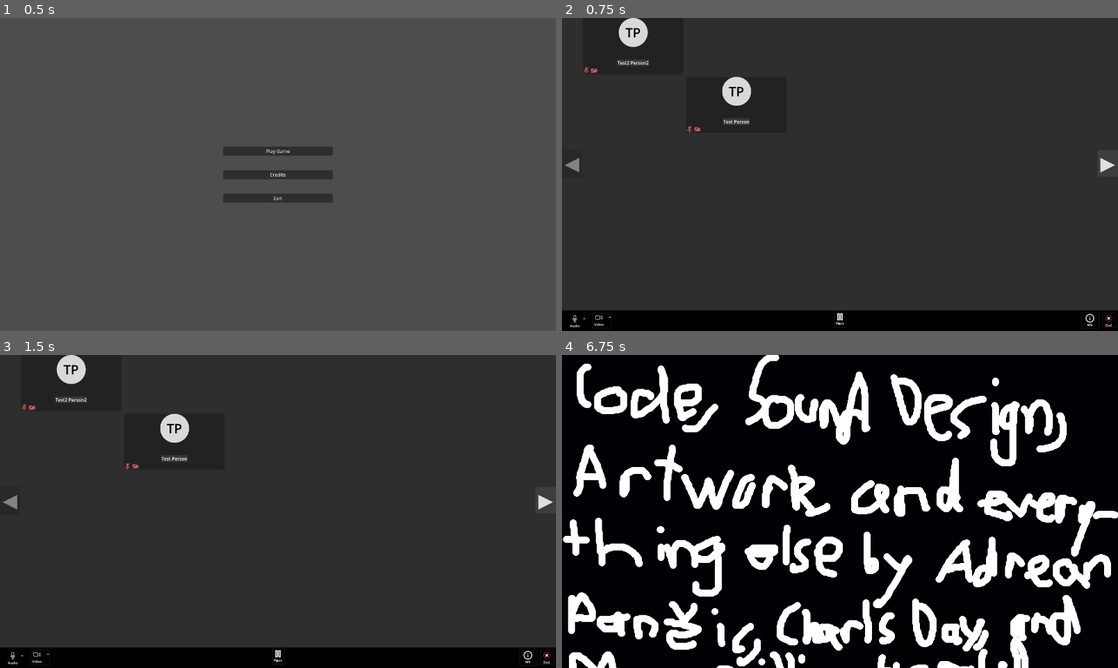
Above: before the commit, frames 1-4 (two rows, left to right).
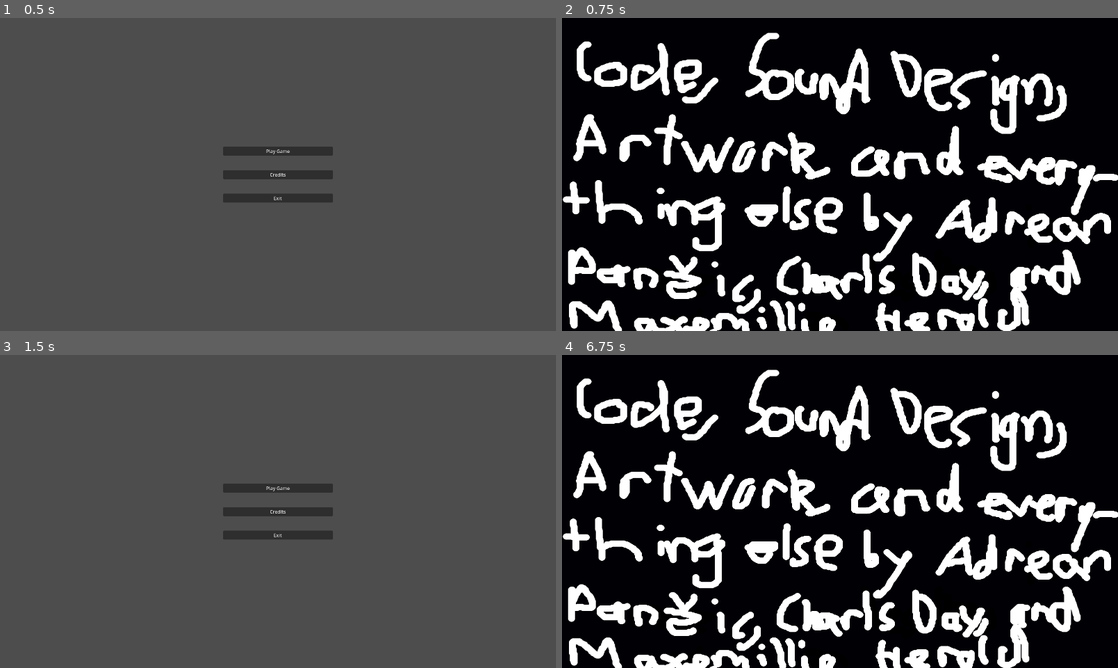
Above: after the commit, the same moments.

Repository: Charles-Dea/zoom-whack-a-mole
Game: Godot game, scene res://Title.tscn
The game is run twice, just before and just after one commit, with the same random seed, the same clock (stepped at 60 frames per second) and the same inputs.
Inputs (mouse positions are in pixels of both pictures, inside the frame that each line leads up to):
- Up to frame 1 (0.5 s): no input
- Up to frame 2 (0.75 s): click "Credits" at 0.5 s
- Up to frame 3 (1.5 s): click (278, 511) at 1.27 s
- Up to frame 4 (6.75 s): click (840, 486) at 2 s, where only the run after the commit has a clickable "Play Game"; click "▶" at 2.75 s; click "◀" at 3.5 s; click (600, 658) at 4.25 s; click (1090, 658) at 5 s; click "Hacker: Tries to steal meetin…" at 5.75 s; click (1106, 658) at 6.5 s

Frame 1 is identical in both runs. In frame 2, 95% of the frame differs, in the area x 0-100%, y 0-100%; in frame 3, 98%; in frame 4, 21%.

Commit message:
Added name randomization func and logos

Diff:
--- a/Scenes/canvas_layer.gd
+++ /dev/null
@@ -1,4 +0,0 @@
-extends CanvasLayer
-
-func _ready():
-	get_viewport().size = DisplayServer.screen_get_size()
--- /dev/null
+++ b/credits.gd
@@ -0,0 +1,4 @@
+extends Control
+
+func _on_texture_button_pressed() -> void:
+	get_tree().change_scene_to_file("res://Title.tscn")
--- a/credits.tscn
+++ b/credits.tscn
@@ -1,11 +1,26 @@
-[gd_scene load_steps=2 format=3 uid="uid://tdt5iehobnsg"]
+[gd_scene load_steps=3 format=3 uid="uid://4bryqd5imi21"]
 
+[ext_resource type="Script" uid="uid://iyaga10k3j3a" path="res://credits.gd" id="1_c1t8d"]
 [ext_resource type="Texture2D" uid="uid://c8looa830vy1t" path="res://credits.png" id="1_nm7lk"]
 
-[node name="Button" type="Button"]
+[node name="Credits" type="Control"]
+layout_mode = 3
 anchors_preset = 15
 anchor_right = 1.0
 anchor_bottom = 1.0
 grow_horizontal = 2
 grow_vertical = 2
-icon = ExtResource("1_nm7lk")
+script = ExtResource("1_c1t8d")
+
+[node name="TextureButton" type="TextureButton" parent="."]
+layout_mode = 1
+anchors_preset = 15
+anchor_right = 1.0
+anchor_bottom = 1.0
+grow_horizontal = 2
+grow_vertical = 2
+texture_normal = ExtResource("1_nm7lk")
+ignore_texture_size = true
+stretch_mode = 0
+
+[connection signal="pressed" from="TextureButton" to="." method="_on_texture_button_pressed"]
--- a/project.godot
+++ b/project.godot
@@ -13,7 +13,8 @@
 config/name="Zoom Whack-a-Mole"
 run/main_scene="uid://bntk0l4nt078i"
 config/features=PackedStringArray("4.4", "Forward Plus")
-config/icon="res://Art/icon.svg"
+boot_splash/image="uid://dj6qjhd8qghxy"
+config/icon="uid://dvon0gdpfq7cc"
 
 [autoload]
 
@@ -24,6 +25,5 @@
 
 window/size/viewport_width=1920
 window/size/viewport_height=1080
-window/size/mode=3
 window/stretch/mode="viewport"
 window/stretch/aspect="expand"
--- a/scripts/Globals.gd
+++ b/scripts/Globals.gd
@@ -1,4 +1,7 @@
 extends Node
+
+func _ready() -> void:
+	randomize()
 
 func load_image(image_name: String="wakeup"):
 	return load("res://img/pfp/"+image_name+".jpg")
@@ -24,3 +27,11 @@
 func show_zoom_tiles(users: Array[Zoom.User]):
 	for user in users:
 		show_zoom_tile_at(user.row, user.col)
+
+func random_first_name():
+	var options = ["James", "Michael", "John", "Robert", "David", "William", "Richard", "Joseph", "Thomas", "Christopher", "Charles", "Daniel", "Matthew", "Anthony", "Mark", "Steven", "Donald", "Andrew", "Joshua", "Paul", "Kenneth", "Kevin", "Adrian", "Maximilian", "Mary", "Patricia", "Jennifer", "Linda", "Elizabeth", "Barbara", "Susan", "Jessica", "Karen", "Sarah", "Lisa", "Nancy", "Sandra", "Ashley", "Emily", "Kimberly", "Betty", "Margaret", "Donna", "Michelle", "Carol", "Amanda", "Melissa", "Deborah", "Stephanie"]
+	return options[randi() % options.size()]
+
+func random_last_name():
+	var options = ["Smith", "Johnson", "Williams", "Brown", "Jones", "Garcia", "Miller", "Davis", "Rodriguez", "Martinez", "Hernandez", "Lopez", "Gonzales", "Wilson", "Anderson", "Thomas", "Taylor", "Moore", "Jackson", "Martin", "Lee", "Perez", "Thompson", "White", "Harris", "Sanchez", "Clark", "Ramirez", "Lewis", "Robinson", "Walker", "Young", "Allen", "King", "Wright", "Scott", "Torres", "Nguyen", "Hill", "Flores", "Green", "Adams", "Nelson", "Baker", "Hall", "Rivera", "Campbell", "Panezic", "Dea", "Harold"]
+	return options[randi() % options.size()]
--- a/scripts/title.gd
+++ b/scripts/title.gd
@@ -5,7 +5,7 @@
 
 
 func _on_credits_pressed() -> void:
-	get_tree().change_scene_to_file("res://MainScene.tscn")
+	get_tree().change_scene_to_file("res://credits.tscn")
 
 
 func _on_exit_pressed() -> void:
Not shown, removed: Scenes/canvas_layer.gd.uid
Binary file added: Zoom-Whack-a-Mole Loading Logo.png
Not shown, added: Zoom-Whack-a-Mole Loading Logo.png.import
Binary file added: Zoom-Whack-a-Mole Logo.png
Not shown, added: Zoom-Whack-a-Mole Logo.png.import
Not shown, added: credits.gd.uid
Not shown, changed: .DS_Store
